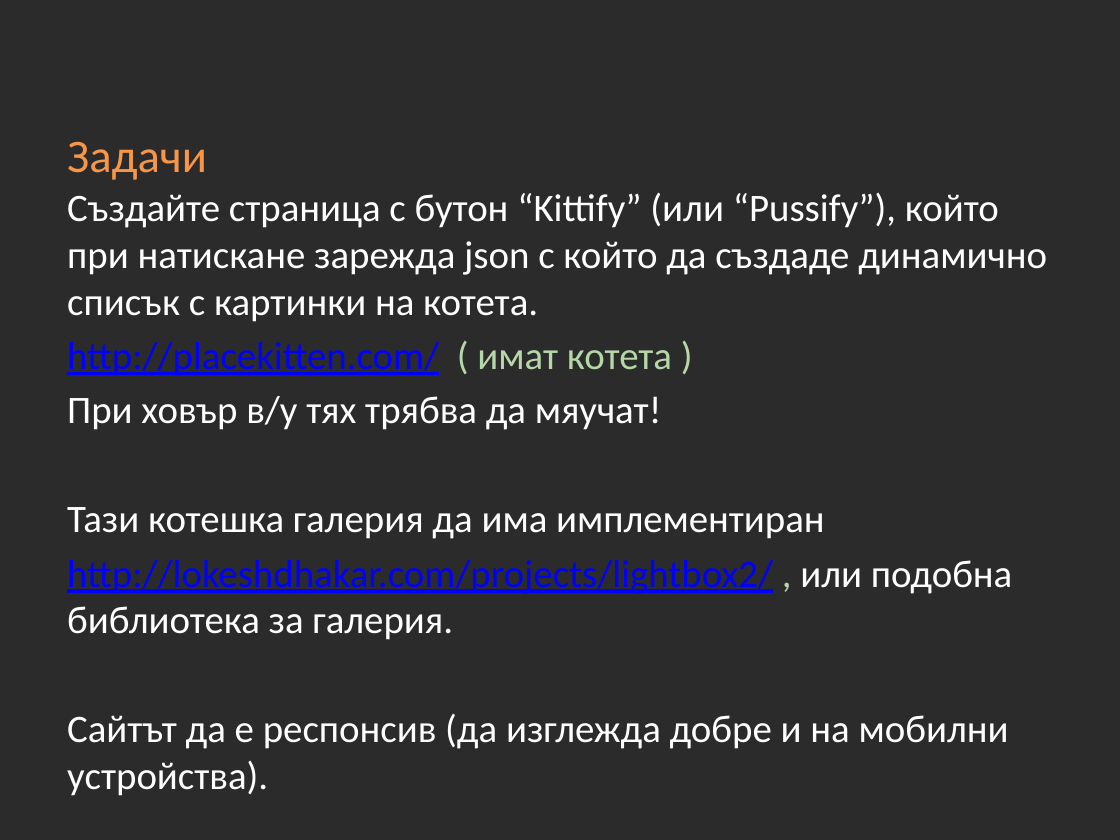
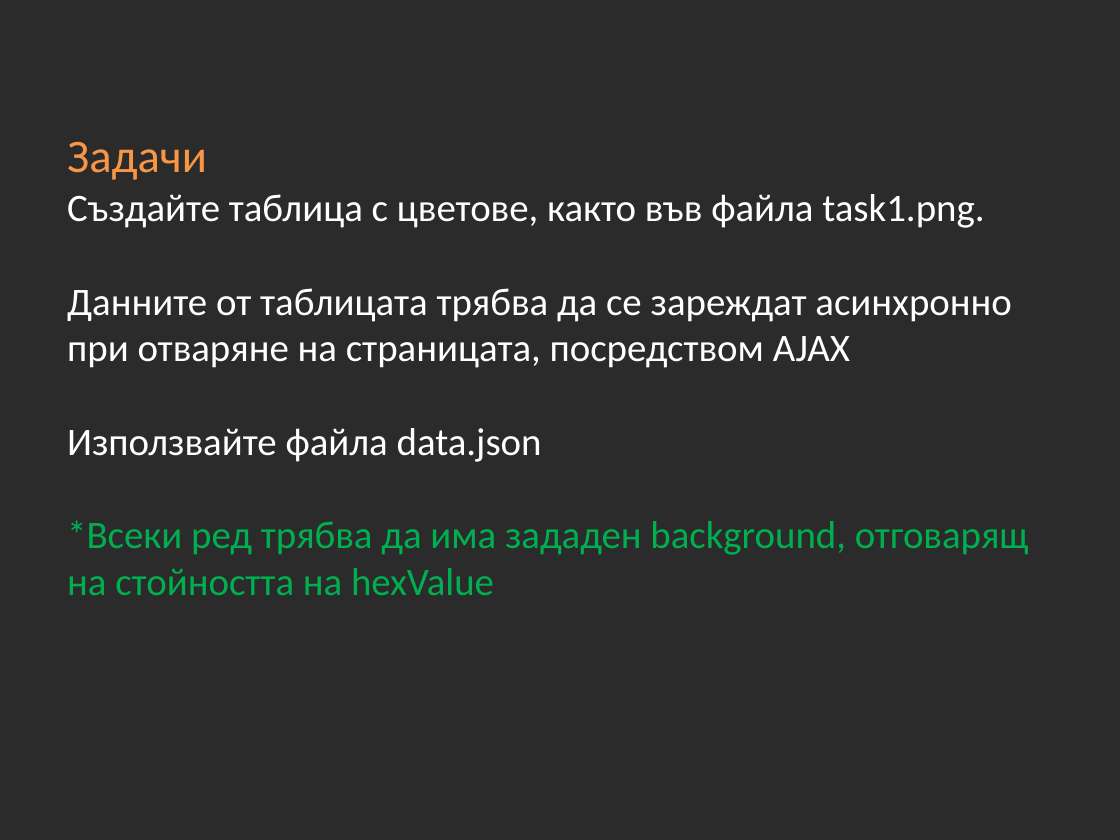
Before and after one commit to Academy-Soft-Intellect/Front-End-Course, a slide deck: slide 16 of 14-jQueryUI-Plugins-AJAX/14-jQueryUI-Plugins-AJAX.pptx. Drawn at 1120x840 pixels with LibreOffice and Linux fonts; fonts in the diff are those of the drawing; background and template pictures are left out; a plain dark background stands for a picture behind light text. Boxes give left, top, right and bottom in pixels: in the first picture for what was removed or moved away, otherwise in the second. Text is boxed around its words. In the diff, an @@ line names an element or a change of style, - is before the commit and + after.

Commit message:
Update homework 14-jQueryUI-Plugins-AJAX

```diff
--- a/14-jQueryUI-Plugins-AJAX/14-jQueryUI-Plugins-AJAX.pptx
+++ b/14-jQueryUI-Plugins-AJAX/14-jQueryUI-Plugins-AJAX.pptx
@@ text at [67,194,1029,595]: text changed @@
-Създайте страница с бутон “Kittify” (или “Pussify”), който при натискане зарежда json с който да създаде динамично списък с картинки на котета.
-http://placekitten.com/ ( имат котета )
-При ховър в/у тях трябва да мяучат!
-Тази котешка галерия да има имплементиран
-http://lokeshdhakar.com/projects/lightbox2/ , или подобна библиотека за галерия.
-Сайтът да е респонсив (да изглежда добре и на мобилни устройства).
+Създайте таблица с цветове, както във файла task1.png.
+Данните от таблицата трябва да се зареждат асинхронно при отваряне на страницата, посредством AJAX
+Използвайте файла data.json
+*Всеки ред трябва да има зададен background, отговарящ на стойността на hexValue
```
Also in this commit, not shown: 3 other files.
